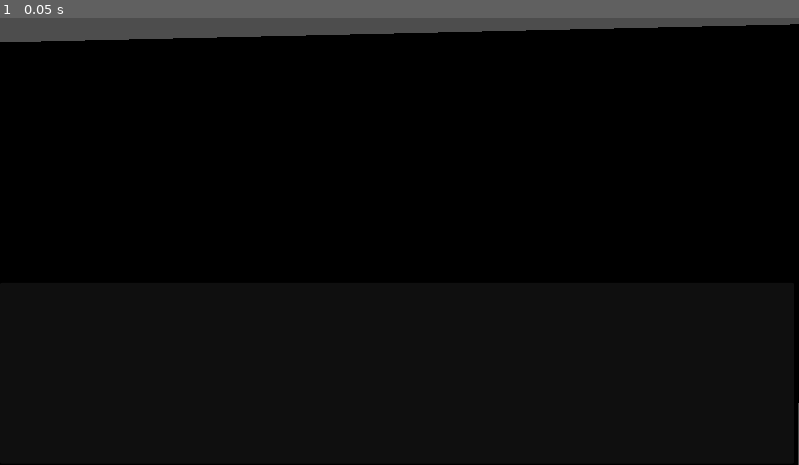
Above: before the commit, frame 1.
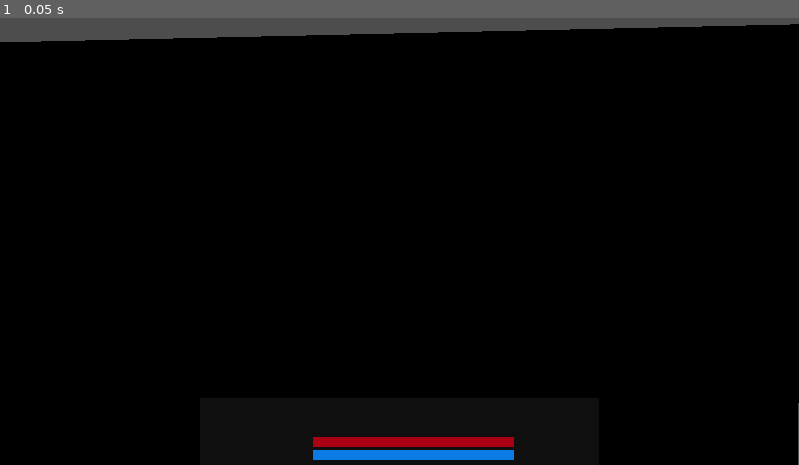
Above: after the commit, the same moment.

Repository: PlataTomasz/fortress
Game: Godot game, scene res://resources/Client.tscn
Two runs of this game, one before a commit and one after it. Both use one fixed random seed, a clock stepped at 60 frames per second and the inputs below.
Inputs:
- Up to frame 1 (0.05 s): no input

The runs differ from the first frame. In frame 1, 1.1% of the frame differs, in the area x 39-65%, y 93-99%.

Commit message:
Stub for game UI; Very basic abilities(even stubs) are working properly; Updated SCsub

Diff:
--- a/client/project.godot
+++ b/client/project.godot
@@ -15,6 +15,12 @@
 config/features=PackedStringArray("4.0", "Forward Plus")
 config/icon="res://icon.svg"
 
+[display]
+
+window/size/viewport_width=1920
+window/size/viewport_height=1080
+window/size/mode=3
+
 [input]
 
 basic_attack={
@@ -27,3 +33,23 @@
 "events": [Object(InputEventMouseButton,"resource_local_to_scene":false,"resource_name":"","device":-1,"window_id":0,"a …(236 unchanged characters)…
 ]
 }
+cast_ability_1={
+"deadzone": 0.5,
+"events": [Object(InputEventKey,"resource_local_to_scene":false,"resource_name":"","device":0,"window_id":0,"alt_pressed":false,"shift_pressed":false,"ctrl_pressed":false,"meta_pressed":false,"pressed":false,"keycode":0,"physical_keycode":81,"unicode":0,"echo":false,"script":null)
+]
+}
+cast_ability_2={
+"deadzone": 0.5,
+"events": [Object(InputEventKey,"resource_local_to_scene":false,"resource_name":"","device":0,"window_id":0,"alt_pressed":false,"shift_pressed":false,"ctrl_pressed":false,"meta_pressed":false,"pressed":false,"keycode":0,"physical_keycode":87,"unicode":0,"echo":false,"script":null)
+]
+}
+cast_ability_3={
+"deadzone": 0.5,
+"events": [Object(InputEventKey,"resource_local_to_scene":false,"resource_name":"","device":0,"window_id":0,"alt_pressed":false,"shift_pressed":false,"ctrl_pressed":false,"meta_pressed":false,"pressed":false,"keycode":0,"physical_keycode":69,"unicode":0,"echo":false,"script":null)
+]
+}
+cast_ability_4={
+"deadzone": 0.5,
+"events": [Object(InputEventKey,"resource_local_to_scene":false,"resource_name":"","device":0,"window_id":0,"alt_pressed":false,"shift_pressed":false,"ctrl_pressed":false,"meta_pressed":false,"pressed":false,"keycode":0,"physical_keycode":82,"unicode":0,"echo":false,"script":null)
+]
+}
--- a/client/resources/Client.tscn
+++ b/client/resources/Client.tscn
@@ -1,6 +1,9 @@
-[gd_scene load_steps=4 format=3 uid="uid://dwpxf2syqywyi"]
+[gd_scene load_steps=7 format=3 uid="uid://dwpxf2syqywyi"]
 
+[ext_resource type="Texture2D" uid="uid://c52erp8kttr5b" path="res://textures/gui.png" id="1_drgaa"]
 [ext_resource type="PackedScene" uid="uid://mjs6y0bwvg8p" path="res://maps/map01.tscn" id="1_ohokr"]
+[ext_resource type="PackedScene" uid="uid://bag4fdm0jbppq" path="res://resources/UI/Game/PassiveAbility.tscn" id="2_fvj04"]
+[ext_resource type="PackedScene" uid="uid://cv500ah8rakwh" path="res://resources/UI/Game/Ability.tscn" id="2_rn5un"]
 
 [sub_resource type="BoxShape3D" id="BoxShape3D_n6561"]
 size = Vector3(0.2, 0.2, 0.2)
@@ -9,21 +12,115 @@
 size = Vector3(0.2, 0.2, 0.2)
 
 [node name="Client" type="Client"]
-metadata/_edit_horizontal_guides_ = [646.0]
 
 [node name="Networking" type="Node" parent="."]
 
 [node name="UI" type="Control" parent="."]
 layout_mode = 3
-anchors_preset = 0
-offset_right = 40.0
-offset_bottom = 40.0
+anchors_preset = 15
+anchor_right = 1.0
+anchor_bottom = 1.0
+grow_horizontal = 2
+grow_vertical = 2
+mouse_filter = 1
 
 [node name="Panel" type="Panel" parent="UI"]
+layout_mode = 1
+anchors_preset = -1
+anchor_top = 1.0
+anchor_right = 1.0
+anchor_bottom = 1.0
+offset_left = 480.0
+offset_top = -162.0
+offset_right = -480.0
+grow_horizontal = 2
+grow_vertical = 0
+
+[node name="Reference" type="TextureRect" parent="UI/Panel"]
+visible = false
 layout_mode = 0
-offset_top = 385.0
-offset_right = 1145.0
-offset_bottom = 646.0
+offset_left = -480.0
+offset_top = -918.0
+offset_right = 1440.0
+offset_bottom = 162.0
+texture = ExtResource("1_drgaa")
+
+[node name="ManaBarBg" type="ColorRect" parent="UI/Panel"]
+layout_mode = 0
+offset_left = 271.0
+offset_top = 126.0
+offset_right = 755.0
+offset_bottom = 150.0
+color = Color(0.00392157, 0.160784, 0.32549, 1)
+
+[node name="ManaBar" type="ColorRect" parent="UI/Panel"]
+layout_mode = 0
+offset_left = 271.0
+offset_top = 126.0
+offset_right = 755.0
+offset_bottom = 150.0
+color = Color(0.0431373, 0.486275, 0.894118, 1)
+
+[node name="HealthBarBg" type="ColorRect" parent="UI/Panel"]
+layout_mode = 0
+offset_left = 271.0
+offset_top = 94.0
+offset_right = 755.0
+offset_bottom = 118.0
+color = Color(0.121569, 0, 0, 1)
+
+[node name="HealthBar" type="ColorRect" parent="UI/Panel"]
+layout_mode = 0
+offset_left = 271.0
+offset_top = 94.0
+offset_right = 755.0
+offset_bottom = 118.0
+color = Color(0.666667, 0, 0.0784314, 1)
+
+[node name="Abilities" type="Control" parent="UI/Panel"]
+layout_mode = 1
+anchors_preset = 8
+anchor_left = 0.5
+anchor_top = 0.5
+anchor_right = 0.5
+anchor_bottom = 0.5
+offset_left = -480.0
+offset_top = -80.5
+offset_right = 480.0
+offset_bottom = 80.5
+grow_horizontal = 2
+grow_vertical = 2
+
+[node name="Passive" parent="UI/Panel/Abilities" instance=ExtResource("2_fvj04")]
+layout_mode = 1
+
+[node name="1" parent="UI/Panel/Abilities" instance=ExtResource("2_rn5un")]
+layout_mode = 1
+offset_left = 328.0
+offset_top = 13.5
+offset_right = 392.0
+offset_bottom = 77.5
+
+[node name="2" parent="UI/Panel/Abilities" instance=ExtResource("2_rn5un")]
+layout_mode = 1
+offset_left = 408.0
+offset_top = 13.5
+offset_right = 472.0
+offset_bottom = 77.5
+
+[node name="3" parent="UI/Panel/Abilities" instance=ExtResource("2_rn5un")]
+layout_mode = 1
+offset_left = 488.0
+offset_top = 13.5
+offset_right = 552.0
+offset_bottom = 77.5
+
+[node name="4" parent="UI/Panel/Abilities" instance=ExtResource("2_rn5un")]
+layout_mode = 1
+offset_left = 568.0
+offset_top = 13.5
+offset_right = 632.0
+offset_bottom = 77.5
 
 [node name="Game" type="Game" parent="."]
 
--- /dev/null
+++ b/client/resources/UI/Game/Ability.tscn
@@ -0,0 +1,22 @@
+[gd_scene format=3 uid="uid://cv500ah8rakwh"]
+
+[node name="Ability" type="Control"]
+layout_mode = 3
+anchors_preset = 0
+offset_right = 64.0
+offset_bottom = 64.0
+
+[node name="Icon" type="TextureRect" parent="."]
+layout_mode = 1
+anchors_preset = 8
+anchor_left = 0.5
+anchor_top = 0.5
+anchor_right = 0.5
+anchor_bottom = 0.5
+offset_left = -32.0
+offset_top = -32.0
+offset_right = 32.0
+offset_bottom = 32.0
+grow_horizontal = 2
+grow_vertical = 2
+ignore_texture_size = true
--- /dev/null
+++ b/client/resources/UI/Game/PassiveAbility.tscn
@@ -0,0 +1,9 @@
+[gd_scene format=3 uid="uid://bag4fdm0jbppq"]
+
+[node name="Passive" type="Control"]
+layout_mode = 3
+anchors_preset = 0
+offset_left = 264.0
+offset_top = 22.0
+offset_right = 312.0
+offset_bottom = 70.0
Binary file added: client/textures/gui.png
Not shown, added: client/textures/gui.png.import
Not shown, changed: SCsub
Not shown, changed: src/client/entities/entity.hpp
Not shown, changed: src/client/entities/mercenaries/mercenary.cpp
Not shown, changed: src/client/entities/mercenaries/mercenary.hpp
Not shown, changed: src/client/game.cpp
Not shown, changed: src/client/game_camera.cpp
Not shown, changed: src/client/game_camera.hpp
Not shown, changed: src/client/game_logic/abilities/ability.hpp
Not shown, added: src/client/game_logic/abilities/test_ability.cpp
Not shown, added: src/client/game_logic/abilities/test_ability.hpp
(and 2 more such lines)
